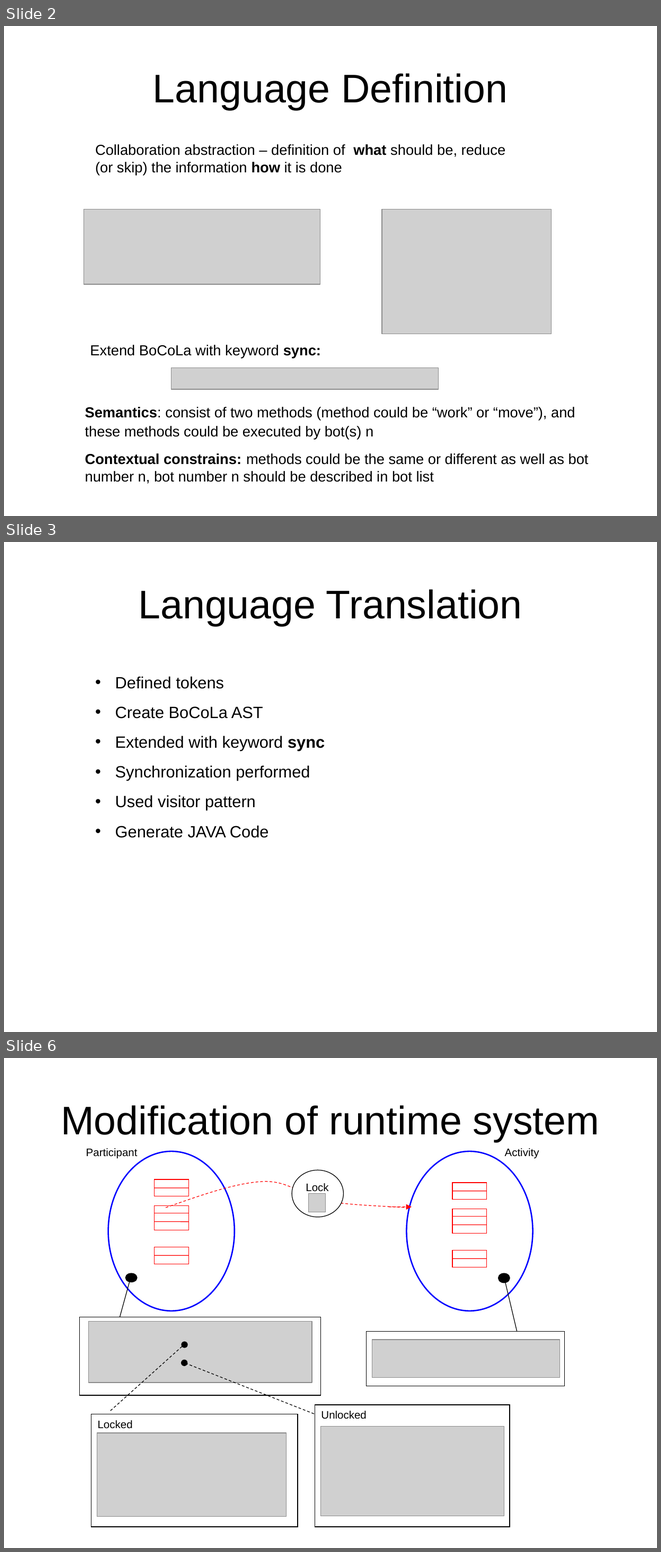
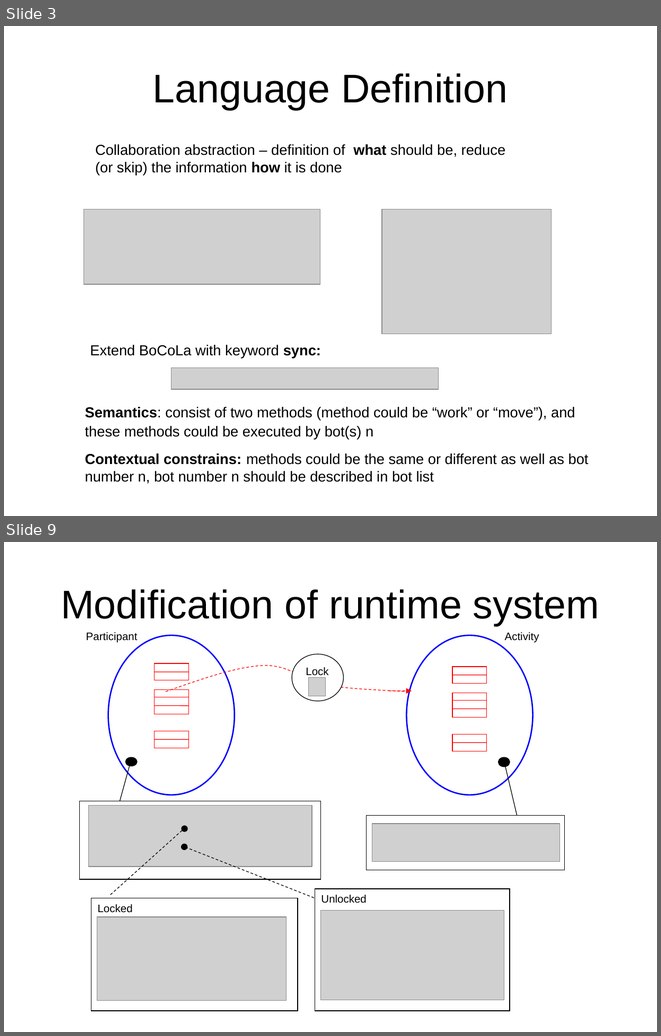
Before and after one commit to isurup/kalle-martin-group, a slide deck: SSE2/slides/project Slides 1.ppt. Shown one above the other, each under a label of ours: slides 2, 3 and 6 before the commit, slides 3 and 9 after it; the slides between them are not shown. The pictures are 661x1552 and 661x1036 pixels, drawn with LibreOffice and Linux fonts; fonts in the diff are those of the drawing; grey boxes stand for pictures. Boxes give left, top, right and bottom in pixels: in the first picture for what was removed or moved away, otherwise in the second. Text is boxed around its words. In the diff, an @@ line names an element or a change of style, - is before the commit and + after.

```diff
--- a/SSE2/slides/project Slides 1.ppt
+++ b/SSE2/slides/project Slides 1.ppt
@@ slide 3 removed at [4,542,657,1032], background #FFFFFF @@
@@ title removed at [139,589,522,626] @@
-Language Translation
@@ text removed at [115,676,325,838] @@
-• Defined tokens
-• Create BoCoLa AST
-• Extended with keyword sync
-• Synchronization performed
-• Used visitor pattern
-• Generate JAVA Code
@@ what was slide 2 is now slide 3 @@
@@ what was slide 6 is now slide 9 @@
```
Also in this commit, not shown: 2 slides changed, 4 slides added.
